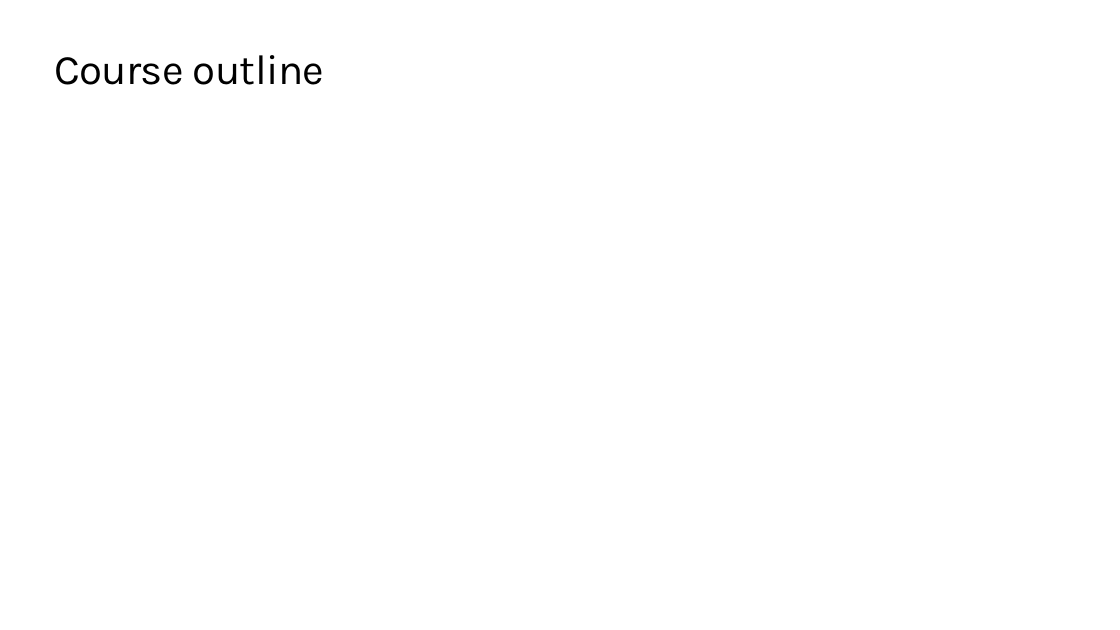
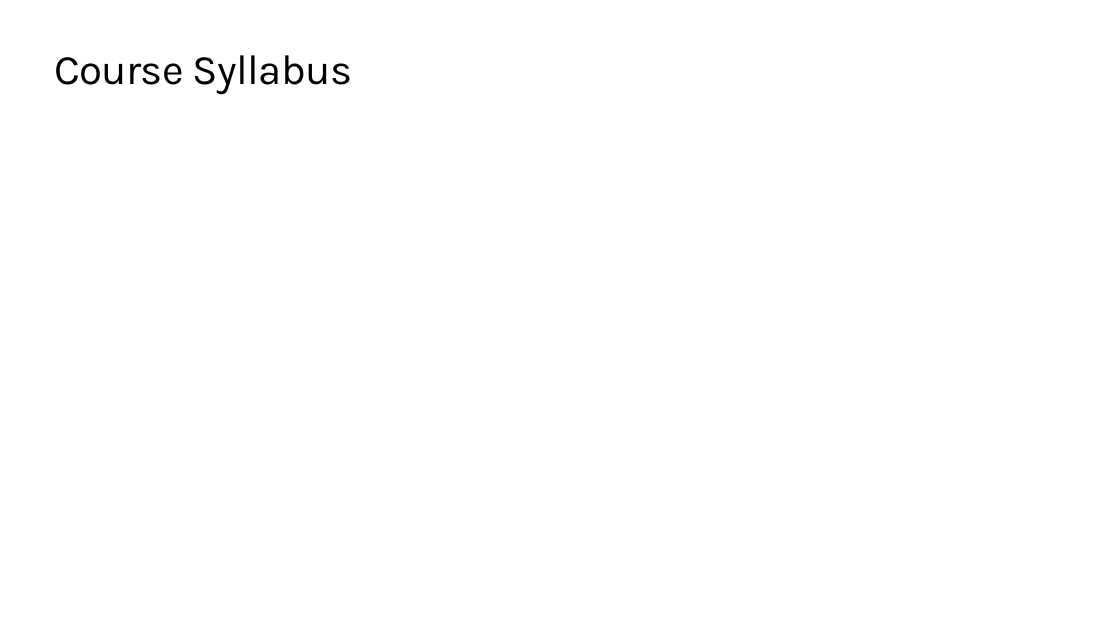
Before and after one commit to TEALSK12/introduction-to-computer-science, a slide deck: slide 7 of slidedecks/TEALS SNAP 0.1.pptx. Drawn at 1120x630 pixels with LibreOffice and Linux fonts; fonts in the diff are those of the drawing; background and template pictures are left out. Boxes give left, top, right and bottom in pixels: in the first picture for what was removed or moved away, otherwise in the second. Text is boxed around its words. In the diff, an @@ line names an element or a change of style, - is before the commit and + after.

Commit message:
Added Example Course Syllabus

```diff
--- a/slidedecks/TEALS SNAP 0.1.pptx
+++ b/slidedecks/TEALS SNAP 0.1.pptx
@@ title at (54, 55, 353, 95): text changed @@
-Course outline
+Course Syllabus
```
Also in this commit, not shown: 1 other slide changed, 1 slide removed, 4 other files.
